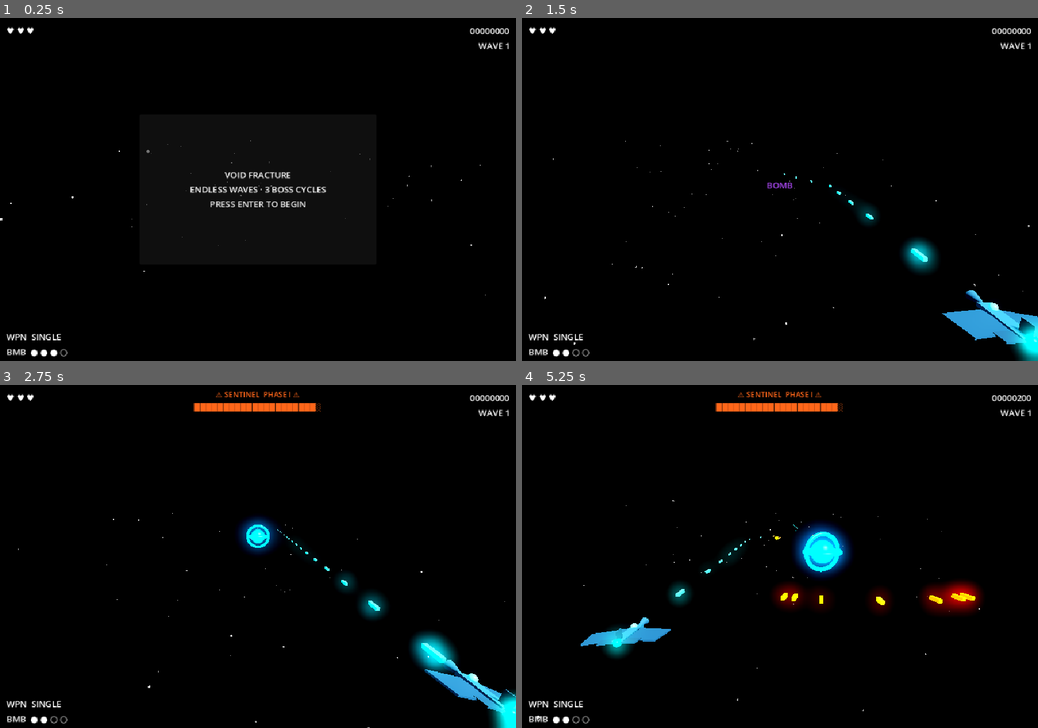
Above: before the commit, frames 1-4 (two rows, left to right).
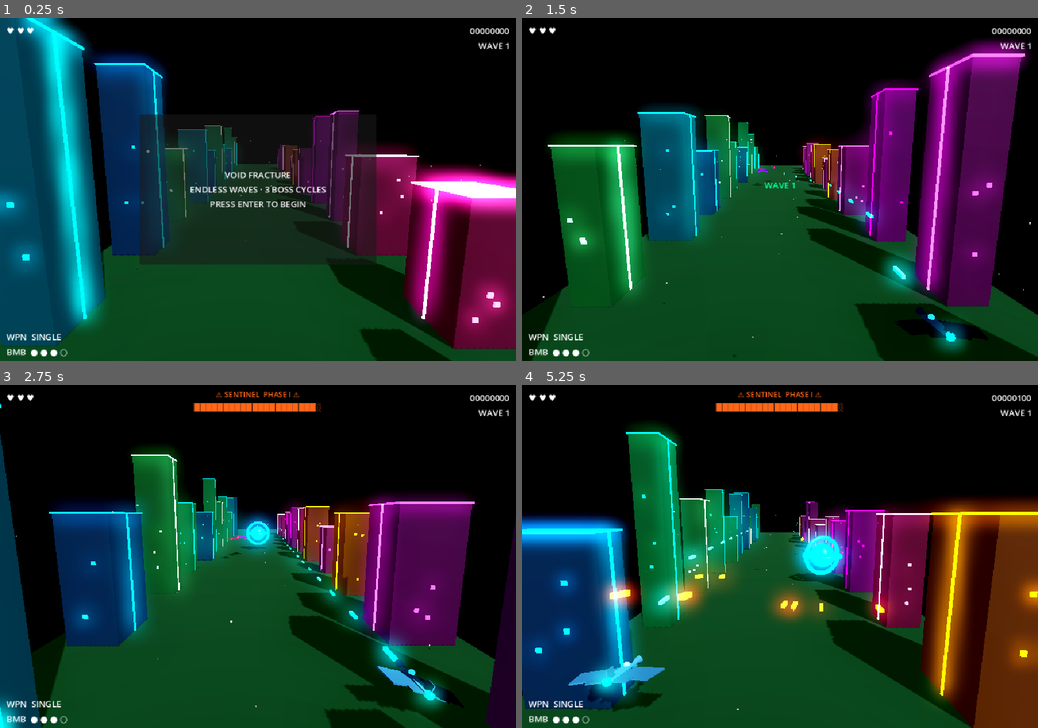
Above: after the commit, the same moments.

Repository: gallak87/tech9
Game: Godot game, scene res://scenes/Main.tscn
The game is run twice, just before and just after one commit, with the same random seed, the same clock (stepped at 60 frames per second) and the same inputs.
Inputs:
- Up to frame 1 (0.25 s): no input
- Up to frame 2 (1.5 s): tap Enter (ui_accept) at 0.5, 0.77 s; hold D (move_right) 0.53-1.28 s; tap Space (fire_bomb, bound only after the commit) at 0.6 s; hold S (move_down) from 1.28 s (still down); tap X (fire_bomb, bound only before the commit) at 1.35 s
- Up to frame 3 (2.75 s): tap Enter (ui_accept) at 1.52 s; release S (move_down) at 2.03 s; hold D (move_right) from 2.03 s (still down); tap B at 2.1 s
- Up to frame 4 (5.25 s): release D (move_right) at 2.78 s; hold W (move_up) 2.78-3.53 s; tap 1 at 2.85 s; tap Enter (ui_accept) at 3.02, 3.77, 4.52 s; hold A (move_left) 3.53-5.03 s; tap 2 at 3.6 s; tap 3 at 4.35 s; hold S (move_down) from 5.03 s (still down); tap N at 5.1 s

The runs differ from the first frame. In frame 1, 69% of the frame differs, in the area x 0-100%, y 0-100%; in frame 2, 62%; in frame 3, 60%; in frame 4, 65%.

Commit message:
vf: Y-axis movement, corridor walls, boss 3D flash, bomb shockwave, wave-hang fix

Diff:
--- a/games/void-fracture/project.godot
+++ b/games/void-fracture/project.godot
@@ -50,7 +50,7 @@
 }
 fire_bomb={
 "deadzone": 0.5,
-"events": [Object(InputEventKey,"resource_local_to_scene":fa …(140 unchanged characters)… d":false,"keycode":0,"physical_keycode":88,"key_label":0,"unicode":120,"location":0,"echo":false,"script":null)
+"events": [Object(InputEventKey,"resource_local_to_scene":fa …(140 unchanged characters)… d":false,"keycode":0,"physical_keycode":32,"key_label":0,"unicode":32,"location":0,"echo":false,"script":null)
 ]
 }
 cycle_weapon={
--- /dev/null
+++ b/games/void-fracture/scripts/BombWave.gd
@@ -0,0 +1,74 @@
+extends Node3D
+
+# Two concentric rings: a fast outer and a slower inner, both fading out.
+
+const LIFETIME    := 0.65
+const MAX_SCALE   := 40.0
+const INNER_DELAY := 0.08  # inner ring lags this many seconds behind
+
+var _age := 0.0
+var _outer_mat: StandardMaterial3D
+var _inner_mat: StandardMaterial3D
+
+func _ready() -> void:
+	_outer_mat = _add_ring(1.0)
+	_inner_mat = _add_ring(0.72)
+
+func _add_ring(scale_factor: float) -> StandardMaterial3D:
+	var tm := TorusMesh.new()
+	tm.inner_radius = 0.88 * scale_factor
+	tm.outer_radius = 1.00 * scale_factor
+	tm.rings = 64
+	tm.ring_segments = 8
+
+	var mi  := MeshInstance3D.new()
+	mi.mesh = tm
+
+	var mat := StandardMaterial3D.new()
+	mat.albedo_color              = Color(1.0, 0.5, 0.05)
+	mat.emission_enabled          = true
+	mat.emission                  = Color(2.0, 0.6, 0.0)
+	mat.emission_energy_multiplier = 6.0
+	mat.transparency  = BaseMaterial3D.TRANSPARENCY_ALPHA
+	mat.blend_mode    = BaseMaterial3D.BLEND_MODE_ADD
+	mat.cull_mode     = BaseMaterial3D.CULL_DISABLED
+	mi.material_override = mat
+	add_child(mi)
+	return mat
+
+func _process(delta: float) -> void:
+	_age += delta
+	if _age >= LIFETIME:
+		queue_free()
+		return
+
+	var t_outer := clampf(_age / LIFETIME, 0.0, 1.0)
+	var t_inner := clampf((_age - INNER_DELAY) / LIFETIME, 0.0, 1.0)
+
+	# ease-out expansion so it bursts fast then slows
+	var s_outer := _ease_out(t_outer) * MAX_SCALE
+	var s_inner := _ease_out(maxf(t_inner, 0.0)) * MAX_SCALE
+
+	scale = Vector3(s_outer, 1.0, s_outer)
+
+	# inner ring is a child mesh — drive it via its own scale on the parent node
+	# instead, update via the second MeshInstance3D's parent transform trick:
+	# since both are children of this node which scales uniformly, drive inner
+	# by adjusting its mesh radii relative to outer. Simpler: just fade differently.
+	var children := get_children()
+	if children.size() >= 2 and children[1] is MeshInstance3D:
+		var inner_mi: MeshInstance3D = children[1]
+		if t_inner > 0.0:
+			inner_mi.scale = Vector3(s_inner / s_outer, 1.0, s_inner / s_outer) if s_outer > 0.01 else Vector3.ONE
+		else:
+			inner_mi.scale = Vector3.ZERO
+
+	_outer_mat.emission_energy_multiplier = 6.0 * _fade(t_outer)
+	if t_inner > 0.0:
+		_inner_mat.emission_energy_multiplier = 4.5 * _fade(t_inner)
+
+func _ease_out(t: float) -> float:
+	return 1.0 - pow(1.0 - t, 2.5)
+
+func _fade(t: float) -> float:
+	return clamp(1.0 - t * 1.4, 0.0, 1.0)
--- a/games/void-fracture/scripts/Boss.gd
+++ b/games/void-fracture/scripts/Boss.gd
@@ -9,7 +9,7 @@
 signal phase_changed(phase: int)
 signal fired_bullet(pos: Vector3, direction: Vector3, fast: bool)
 
-const BASE_HP      := [160, 120, 200]
+const BASE_HP      := [450, 350, 580]
 const BASE_SCORE   := [15000, 18000, 25000]
 const PHASE_COLORS := [
 	[Color(0.0, 0.75, 1.0),  Color(1.0, 0.3, 0.2),   Color(0.8, 0.0, 1.0)],  # SENTINEL
@@ -32,6 +32,7 @@
 var _dash_target := Vector3.ZERO
 var _mesh_root: Node3D
 var _transitioning := false
+var _flashing := false
 
 func _ready() -> void:
 	add_to_group("boss")
@@ -40,7 +41,7 @@
 func setup(p_type: int, p_cycle: int) -> void:
 	boss_type = p_type
 	cycle = p_cycle
-	max_hp = BASE_HP[p_type] + 40 * p_cycle
+	max_hp = BASE_HP[p_type] + 120 * p_cycle
 	hp = max_hp
 	score_value = BASE_SCORE[p_type] + 5000 * p_cycle
 
@@ -216,9 +217,25 @@
 
 func take_damage(dmg: int) -> void:
 	hp -= dmg
+	_flash_hit()
 	if hp <= 0:
 		hp = 0
 		_die()
+
+func _flash_hit() -> void:
+	if _flashing or not is_instance_valid(_mesh_root):
+		return
+	_flashing = true
+	for child in _mesh_root.get_children():
+		if child is MeshInstance3D:
+			var mat: StandardMaterial3D = child.material_override
+			if mat:
+				mat.emission = Color.WHITE
+				mat.emission_energy_multiplier = 6.0
+	await get_tree().create_timer(0.07).timeout
+	_flashing = false
+	if is_instance_valid(self) and is_instance_valid(_mesh_root):
+		_update_emissive_color()
 
 func take_bomb_damage() -> void:
 	take_damage(int(max_hp * 0.10))
--- /dev/null
+++ b/games/void-fracture/scripts/Corridor.gd
@@ -0,0 +1,161 @@
+extends Node3D
+
+const WALL_X       := 5.0
+const SCROLL_SPEED := 7.0
+const SPAWN_Z      := -52.0
+const DESPAWN_Z    := 9.0
+
+const NUM_COLS     := 12
+const COL_SPACING  := 5.0
+
+const FLOOR_Y          := -1.8
+const NUM_FLOOR_TILES  := 5
+const FLOOR_TILE_DEPTH := 16.0
+
+var _left_cols:  Array = []
+var _right_cols: Array = []
+var _floor_tiles: Array = []
+
+const _LEFT_COLORS := [
+	Color(0.0, 1.0, 0.5),
+	Color(0.0, 0.8, 1.0),
+	Color(0.2, 0.9, 0.4),
+	Color(0.0, 0.5, 0.9),
+]
+const _RIGHT_COLORS := [
+	Color(1.0, 0.2, 0.6),
+	Color(0.9, 0.0, 1.0),
+	Color(1.0, 0.5, 0.0),
+	Color(0.8, 0.1, 0.8),
+]
+
+func _ready() -> void:
+	_build_columns()
+	_build_floor()
+
+func _build_columns() -> void:
+	for i in NUM_COLS:
+		var z := SPAWN_Z + i * COL_SPACING
+		_left_cols.append(_make_building(Vector3(-WALL_X, 0.0, z), _LEFT_COLORS, true))
+		_right_cols.append(_make_building(Vector3(WALL_X, 0.0, z), _RIGHT_COLORS, false))
+
+func _make_building(pos: Vector3, colors: Array, left_side: bool) -> Node3D:
+	var node    := Node3D.new()
+	var height  := randf_range(3.0, 7.5)
+	var width_x := randf_range(0.9, 2.2)
+	var depth_z := randf_range(1.0, 2.5)
+	var color: Color = colors[randi() % colors.size()]
+
+	# Dark main body
+	var body := MeshInstance3D.new()
+	var bm   := BoxMesh.new()
+	bm.size  = Vector3(width_x, height, depth_z)
+	body.mesh = bm
+	var mat  := StandardMaterial3D.new()
+	mat.albedo_color              = color * 0.12
+	mat.emission_enabled          = true
+	mat.emission                  = color
+	mat.emission_energy_multiplier = 0.15
+	mat.roughness                  = 0.85
+	body.material_override = mat
+	body.position.y = FLOOR_Y + height * 0.5
+	node.add_child(body)
+
+	# Inner vertical neon edge
+	var glow := MeshInstance3D.new()
+	var gbm  := BoxMesh.new()
+	gbm.size = Vector3(0.06, height + 0.06, 0.06)
+	glow.mesh = gbm
+	var gmat := StandardMaterial3D.new()
+	gmat.albedo_color              = color
+	gmat.emission_enabled          = true
+	gmat.emission                  = color
+	gmat.emission_energy_multiplier = 5.0
+	gmat.transparency  = BaseMaterial3D.TRANSPARENCY_ALPHA
+	gmat.blend_mode    = BaseMaterial3D.BLEND_MODE_ADD
+	glow.material_override = gmat
+	var edge_x := (width_x * 0.5 + 0.02) * (1.0 if left_side else -1.0)
+	glow.position = Vector3(edge_x, FLOOR_Y + height * 0.5, 0.0)
+	node.add_child(glow)
+
+	# Top cap neon edge
+	var top  := MeshInstance3D.new()
+	var tbm  := BoxMesh.new()
+	tbm.size = Vector3(width_x + 0.08, 0.06, depth_z + 0.08)
+	top.mesh = tbm
+	var tmat := StandardMaterial3D.new()
+	tmat.albedo_color              = color
+	tmat.emission_enabled          = true
+	tmat.emission                  = color
+	tmat.emission_energy_multiplier = 3.5
+	tmat.transparency  = BaseMaterial3D.TRANSPARENCY_ALPHA
+	tmat.blend_mode    = BaseMaterial3D.BLEND_MODE_ADD
+	top.material_override = tmat
+	top.position = Vector3(0.0, FLOOR_Y + height + 0.03, 0.0)
+	node.add_child(top)
+
+	# Small window lights (3 scattered dots on the face)
+	for _i in 3:
+		var win := MeshInstance3D.new()
+		var wbm := BoxMesh.new()
+		wbm.size = Vector3(0.12, 0.12, 0.05)
+		win.mesh = wbm
+		var wmat := StandardMaterial3D.new()
+		wmat.albedo_color              = color
+		wmat.emission_enabled          = true
+		wmat.emission                  = color
+		wmat.emission_energy_multiplier = 2.5
+		wmat.transparency  = BaseMaterial3D.TRANSPARENCY_ALPHA
+		wmat.blend_mode    = BaseMaterial3D.BLEND_MODE_ADD
+		win.material_override = wmat
+		win.position = Vector3(
+			randf_range(-width_x * 0.3, width_x * 0.3),
+			FLOOR_Y + randf_range(height * 0.2, height * 0.8),
+			depth_z * 0.5 + 0.01
+		)
+		node.add_child(win)
+
+	node.position = pos
+	add_child(node)
+	return node
+
+func _build_floor() -> void:
+	for i in NUM_FLOOR_TILES:
+		var z := SPAWN_Z + FLOOR_TILE_DEPTH * (i + 0.5)
+		_floor_tiles.append(_make_floor_tile(z))
+
+func _make_floor_tile(z: float) -> Node3D:
+	var node := Node3D.new()
+	var mi   := MeshInstance3D.new()
+	var pm   := PlaneMesh.new()
+	pm.size = Vector2(WALL_X * 2.0 + 3.0, FLOOR_TILE_DEPTH)
+	mi.mesh = pm
+	var mat := StandardMaterial3D.new()
+	mat.albedo_color              = Color(0.0, 0.07, 0.03)
+	mat.emission_enabled          = true
+	mat.emission                  = Color(0.0, 0.4, 0.18)
+	mat.emission_energy_multiplier = 0.3
+	mat.roughness                  = 0.95
+	mi.material_override = mat
+	node.add_child(mi)
+	node.position = Vector3(0.0, FLOOR_Y, z)
+	add_child(node)
+	return node
+
+func _process(delta: float) -> void:
+	var dz := SCROLL_SPEED * delta
+	var col_span   := NUM_COLS * COL_SPACING
+	var floor_span := NUM_FLOOR_TILES * FLOOR_TILE_DEPTH
+
+	for col in _left_cols:
+		col.position.z += dz
+		if col.position.z > DESPAWN_Z:
+			col.position.z -= col_span
+	for col in _right_cols:
+		col.position.z += dz
+		if col.position.z > DESPAWN_Z:
+			col.position.z -= col_span
+	for tile in _floor_tiles:
+		tile.position.z += dz
+		if tile.position.z > DESPAWN_Z + FLOOR_TILE_DEPTH * 0.5:
+			tile.position.z -= floor_span
--- a/games/void-fracture/scripts/Enemy.gd
+++ b/games/void-fracture/scripts/Enemy.gd
@@ -65,6 +65,7 @@
 		Type.BOMBER: _update_bomber(delta)
 		Type.DRONE:  _update_drone(delta)
 
+	position.x = clamp(position.x, -3.0, 3.0)
 	# out of bounds — route through _die() so wave spawner counter stays accurate
 	if position.z > 5:
 		_die()
--- a/games/void-fracture/scripts/Game.gd
+++ b/games/void-fracture/scripts/Game.gd
@@ -4,6 +4,8 @@
 const EnemyScript       := preload("res://scripts/Enemy.gd")
 const GeoManifestScript := preload("res://scripts/GeoManifest.gd")
 const ExplosionScript   := preload("res://scripts/Explosion.gd")
+const CorridorScript    := preload("res://scripts/Corridor.gd")
+const BombWaveScript    := preload("res://scripts/BombWave.gd")
 
 enum State { MENU, PLAYING, BOSS, GAME_OVER, WIN }
 
@@ -26,10 +28,12 @@
 
 var _cam_base_pos := Vector3(0, 2.5, 6)
 var _cam_shake := 0.0
+var _bomb_cooldown := 0.0
 var _bullet_scene: PackedScene
 var _enemy_scene: PackedScene
 var _boss_scene: PackedScene
 var _active_boss: Node3D = null
+var _corridor: Node3D = null
 
 func _ready() -> void:
 	_bullet_scene = load(BULLET_SCENE_PATH)
@@ -37,6 +41,9 @@
 	_boss_scene   = load(BOSS_SCENE_PATH)
 	camera.position = _cam_base_pos
 	camera.look_at(Vector3(0, 0, -10), Vector3.UP)
+	_corridor = Node3D.new()
+	_corridor.set_script(CorridorScript)
+	add_child(_corridor)
 
 	player.add_to_group("player")
 	player.fired.connect(_on_player_fired)
@@ -50,6 +57,7 @@
 
 func _process(delta: float) -> void:
 	_update_camera_shake(delta)
+	_bomb_cooldown = maxf(0.0, _bomb_cooldown - delta)
 	if state == State.MENU and Input.is_action_just_pressed("ui_accept"):
 		_start_game()
 	if state == State.GAME_OVER and Input.is_action_just_pressed("ui_accept"):
@@ -62,6 +70,9 @@
 # --- Camera ---
 
 func _update_camera_shake(delta: float) -> void:
+	if state == State.PLAYING or state == State.BOSS:
+		var target_y := 2.5 + player.position.y * 0.3
+		_cam_base_pos.y = lerpf(_cam_base_pos.y, target_y, delta * 3.0)
 	if _cam_shake > 0:
 		camera.position = _cam_base_pos + Vector3(
 			randf_range(-1, 1) * _cam_shake * 0.12,
@@ -93,6 +104,8 @@
 	player.invincible = false
 	player.visible = true
 	player.position = Vector3(0, 0, 1)
+	_cam_base_pos = Vector3(0, 2.5, 6)
+	_bomb_cooldown = 0.4
 	hud.show_menu(false)
 	hud.show_game_over(false)
 	hud.hide_boss_bar()
@@ -216,7 +229,10 @@
 
 func _spawn_pickup(pos: Vector3, type: String) -> void:
 	var pickup := Node3D.new()
-	pickup.position = pos
+	var spawn_pos := pos
+	spawn_pos.x = clamp(spawn_pos.x, -2.5, 2.5)
+	spawn_pos.y = clamp(spawn_pos.y, -0.8, 0.8)
+	pickup.position = spawn_pos
 	var mesh_root: Node3D = GeoManifestScript.build_mesh(GeoManifestScript.PICKUPS[type]["parts"] as Array)
 	pickup.add_child(mesh_root)
 	pickup.set_meta("pickup_type", type)
@@ -289,7 +305,7 @@
 			if bullet.hit_enemies.has(enemy):
 				continue
 			var dist: float = bullet.global_position.distance_to(enemy.global_position)
-			if dist < 0.9:
+			if dist < 1.4:
 				bullet.hit_enemies.append(enemy)
 				enemy.take_damage(1)
 				if not bullet.piercing:
@@ -389,14 +405,22 @@
 # --- Bomb ---
 
 func _use_bomb() -> void:
-	if bombs <= 0:
+	if bombs <= 0 or _bomb_cooldown > 0:
 		return
 	bombs -= 1
 	hud.update_bombs(bombs)
 	_add_shake(1.2)
+	var wave := Node3D.new()
+	wave.set_script(BombWaveScript)
+	wave.position = player.global_position
+	add_child(wave)
+	var killed := 0
 	for enemy in get_tree().get_nodes_in_group("enemies"):
 		if is_instance_valid(enemy):
 			enemy.queue_free()
+			killed += 1
+	for _i in killed:
+		wave_spawner.on_enemy_died()
 	for bullet in get_tree().get_nodes_in_group("enemy_bullets"):
 		if is_instance_valid(bullet):
 			bullet.queue_free()
--- a/games/void-fracture/scripts/Player.gd
+++ b/games/void-fracture/scripts/Player.gd
@@ -7,9 +7,9 @@
 signal weapon_tier_changed(tier: int)
 
 const SPEED := 8.0
-const BOUNDS_X := 3.2
-const BOUNDS_Z_MIN := -1.0
-const BOUNDS_Z_MAX := 2.5
+const BOUNDS_X     :=  3.2
+const BOUNDS_Y_MIN := -1.2
+const BOUNDS_Y_MAX :=  1.2
 
 const WEAPON_TIERS := [
 	{ "name": "SINGLE",   "fire_rate": 9.0, "pierce": false, "seeker": 0 },
@@ -53,15 +53,15 @@
 	var dir := Vector3.ZERO
 	if Input.is_action_pressed("move_left"):  dir.x -= 1
 	if Input.is_action_pressed("move_right"): dir.x += 1
-	if Input.is_action_pressed("move_up"):    dir.z -= 1
-	if Input.is_action_pressed("move_down"):  dir.z += 1
+	if Input.is_action_pressed("move_up"):    dir.y += 1
+	if Input.is_action_pressed("move_down"):  dir.y -= 1
 	if dir.length_squared() > 0:
 		dir = dir.normalized()
 	position += dir * SPEED * delta
 	position.x = clamp(position.x, -BOUNDS_X, BOUNDS_X)
-	position.z = clamp(position.z, BOUNDS_Z_MIN, BOUNDS_Z_MAX)
-	# tilt ship on strafe for feel
+	position.y = clamp(position.y, BOUNDS_Y_MIN, BOUNDS_Y_MAX)
 	_mesh_root.rotation.z = lerp(_mesh_root.rotation.z, -dir.x * 0.35, delta * 8.0)
+	_mesh_root.rotation.x = lerp(_mesh_root.rotation.x,  dir.y * 0.20, delta * 8.0)
 
 func _handle_fire(delta: float) -> void:
 	_fire_timer -= delta
--- a/games/void-fracture/scripts/WaveSpawner.gd
+++ b/games/void-fracture/scripts/WaveSpawner.gd
@@ -14,6 +14,7 @@
 var _spawn_timer := 0.0
 var _enemies_alive := 0
 var _active := false
+var _wave_complete_fired := false
 
 func _ready() -> void:
 	pass
@@ -33,6 +34,7 @@
 			_enemies_alive += 1
 	_spawn_timer = 0.0
 	_active = true
+	_wave_complete_fired = false
 
 func _process(delta: float) -> void:
 	if not _active or _spawn_queue.is_empty():
@@ -57,7 +59,8 @@
 
 func on_enemy_died() -> void:
 	_enemies_alive -= 1
-	if _enemies_alive <= 0 and _spawn_queue.is_empty():
+	if _enemies_alive <= 0 and _spawn_queue.is_empty() and not _wave_complete_fired:
+		_wave_complete_fired = true
 		_active = false
 		await get_tree().create_timer(1.2).timeout
 		wave_complete.emit()
Not shown, added: games/void-fracture/scripts/BombWave.gd.uid
Not shown, added: games/void-fracture/scripts/Corridor.gd.uid
